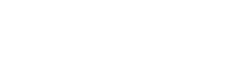
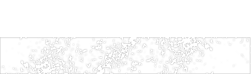
Layer changes from the first 251 × 74 image to the second:
pixels changed over [0, 37, 251, 74] (layer not identified)
